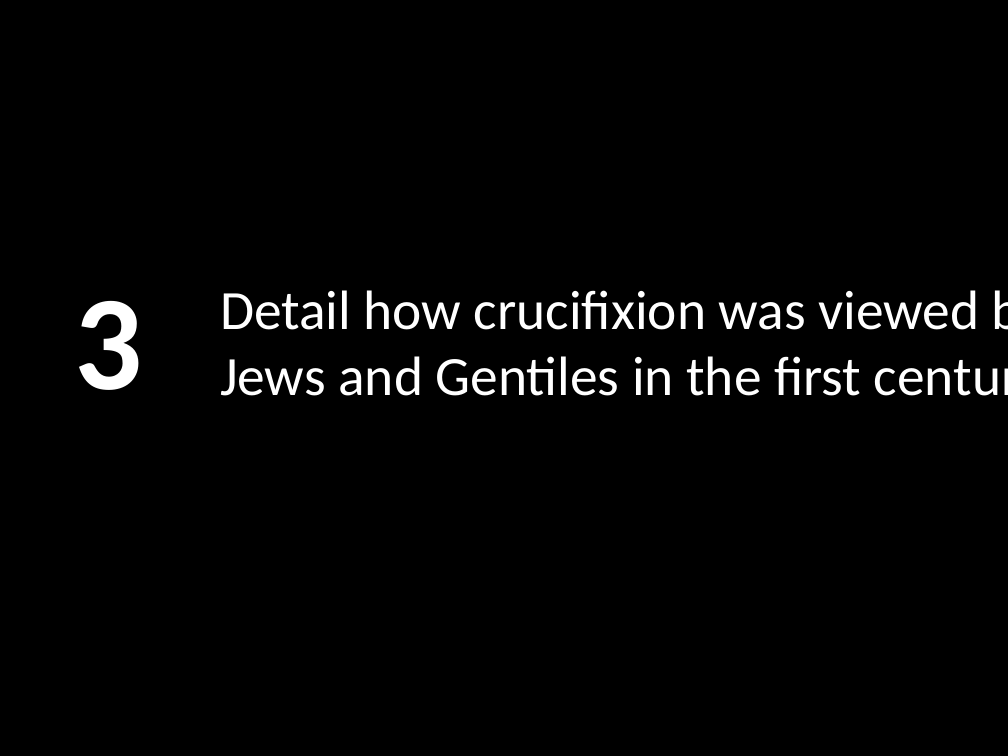
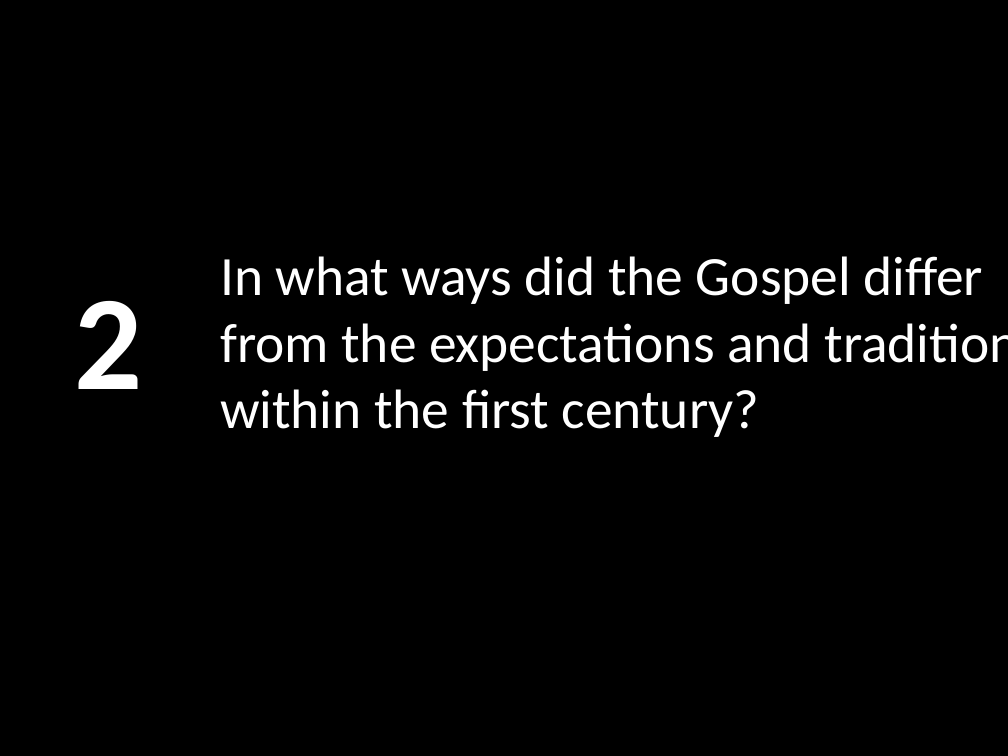
Before and after one commit to LukeMurphey/Ai1L, a slide deck: slide 3 of companion-website/public/files/9. How Not to Start a Religion.pptx (slide 4 before the commit). Drawn at 1008x756 pixels with LibreOffice and Linux fonts; fonts in the diff are those of the drawing. Boxes give left, top, right and bottom in pixels: in the first picture for what was removed or moved away, otherwise in the second. Text is boxed around its words. In the diff, an @@ line names an element or a change of style, - is before the commit and + after.

```diff
--- a/companion-website/public/files/9. How Not to Start a Religion.pptx
+++ b/companion-website/public/files/9. How Not to Start a Religion.pptx
@@ title at bbox=[220, 256, 984, 437]: text changed @@
-Detail how crucifixion was viewed by Jews and Gentiles in the first century
+In what ways did the Gospel differ from the expectations and traditions within the first century?
@@ text at bbox=[75, 301, 143, 389]: text changed @@
-3
+2
```
Also in this commit, not shown: 3 other slides changed, 3 slides added.
